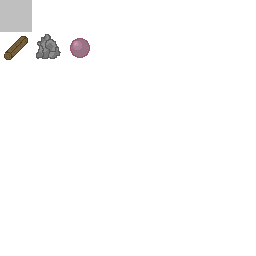
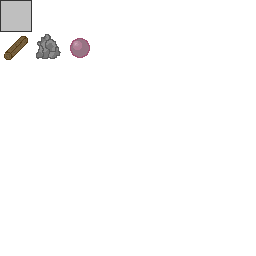
Layered file, before and after one edit (256 × 256). Changes by layer:
painted on "Laag 2" over [0, 0, 32, 32]
